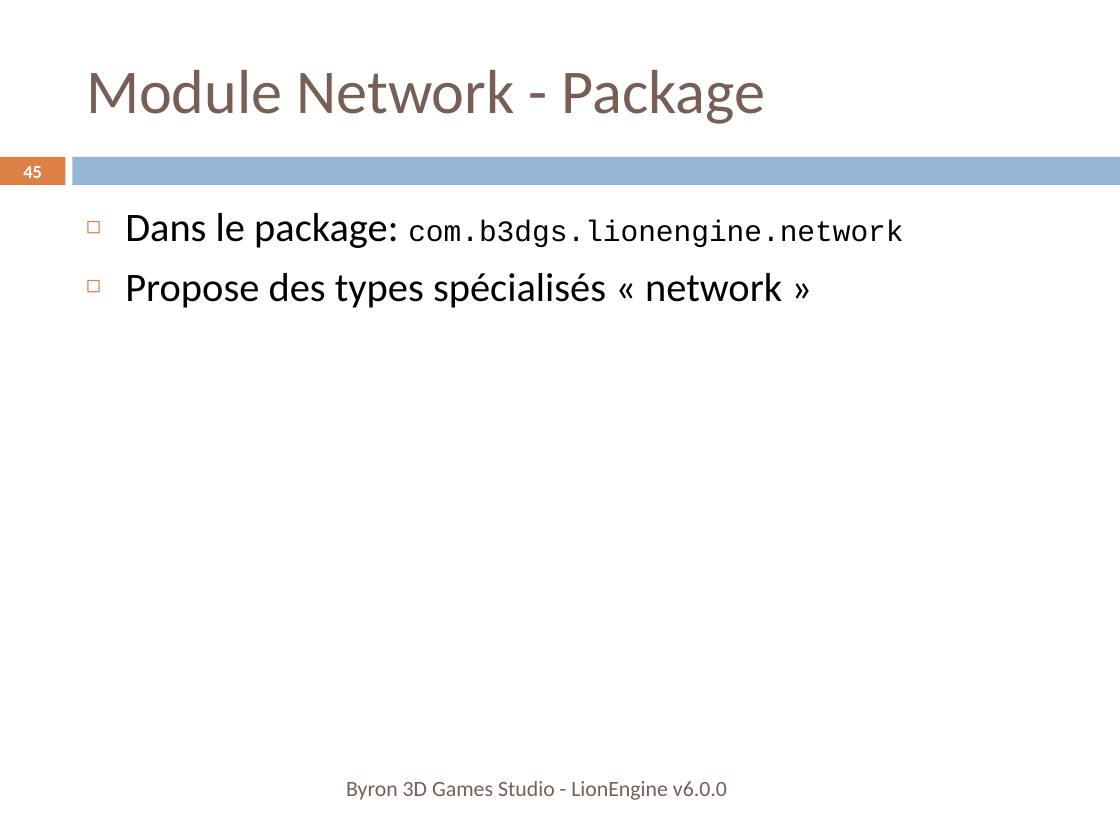
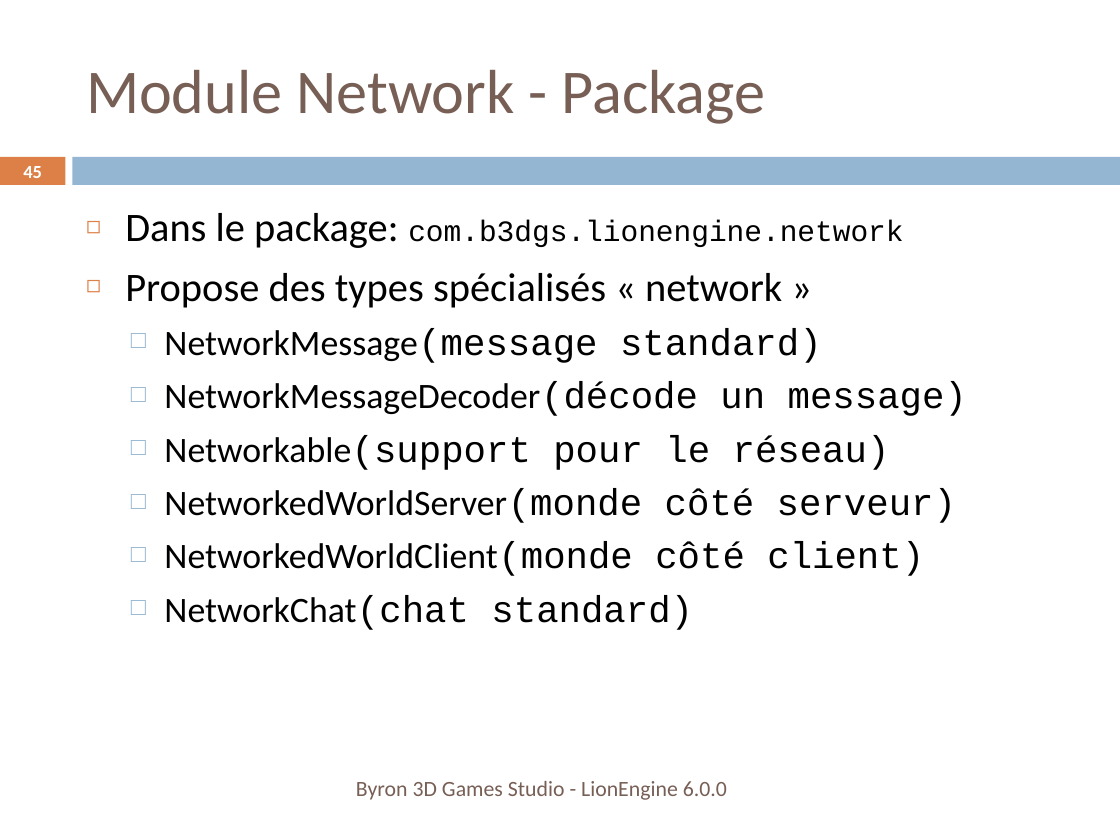
Before and after one commit to b3dgs/lionengine, a slide deck: slide 45 of doc/src/lionengine.pptx. Drawn at 1120x840 pixels with LibreOffice and Linux fonts; fonts in the diff are those of the drawing. Boxes give left, top, right and bottom in pixels: in the first picture for what was removed or moved away, otherwise in the second. Text is boxed around its words. In the diff, an @@ line names an element or a change of style, - is before the commit and + after.

```diff
--- a/doc/src/lionengine.pptx
+++ b/doc/src/lionengine.pptx
@@ text at (164,328,967,630): paragraphs added @@
+  □ NetworkMessage(message standard)
+  □ NetworkMessageDecoder(décode un message)
+  □ Networkable(support pour le réseau)
+  □ NetworkedWorldServer(monde côté serveur)
+  □ NetworkedWorldClient(monde côté client)
+  □ NetworkChat(chat standard)
@@ text at (356,781,727,800): text changed @@
-Byron 3D Games Studio - LionEngine v6.0.0
+Byron 3D Games Studio - LionEngine 6.0.0
```
Also in this commit, not shown: 45 other slides changed, 12 other files.
